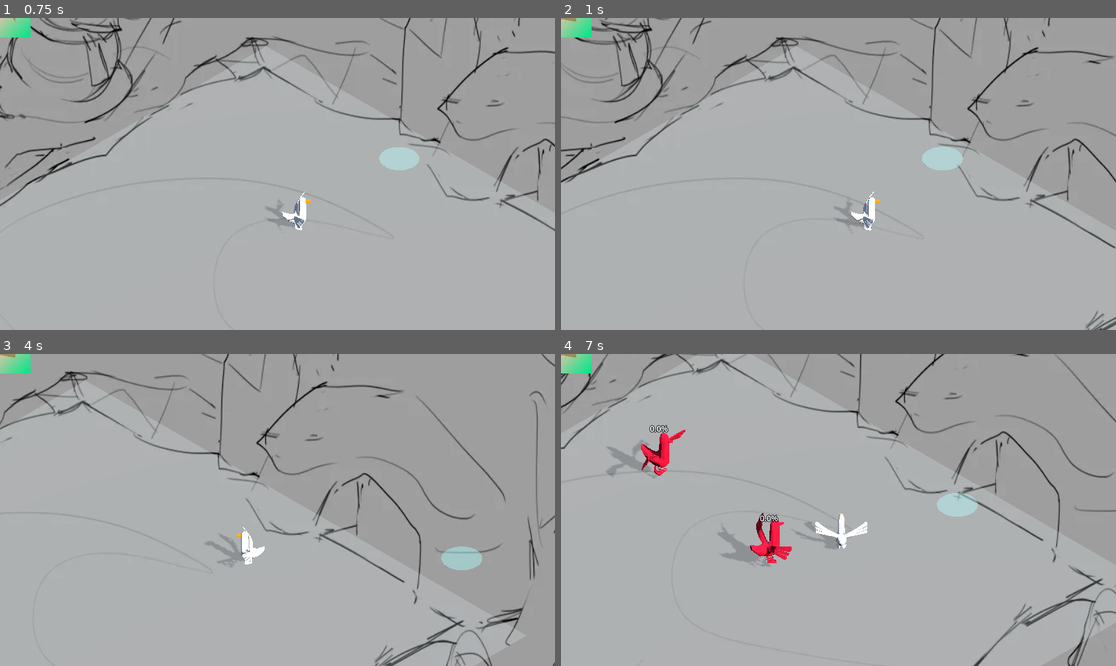
Above: before the commit, frames 1-4 (two rows, left to right).
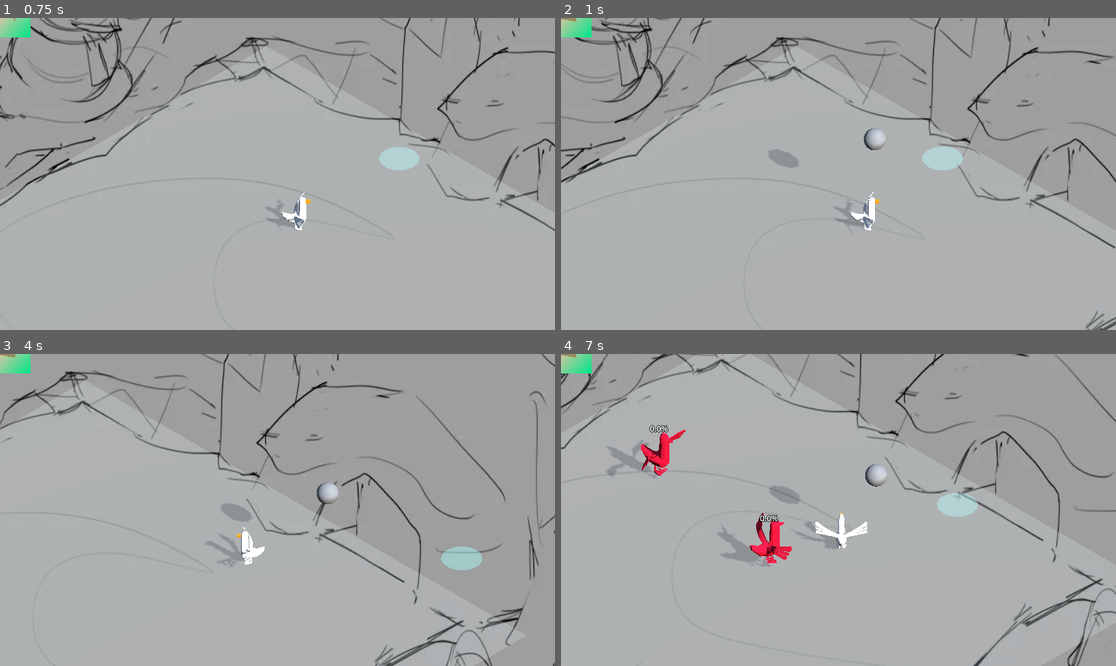
Above: after the commit, the same moments.

Repository: taehkim1280/GOOSEFIGHTER_BIGMODE2026
Game: Godot game, scene res://world.tscn
Same seed, same stepped clock (60 frames per second), same inputs: the game is played once before the commit and once after it.
Inputs (mouse positions are in pixels of both pictures, inside the frame that each line leads up to):
- Up to frame 1 (0.75 s): tap Enter at 0.5 s; move the mouse to (399, 158) at 0.52 s; hold D (move_right) from 0.53 s (still down); hold R (attack_explosive_cask) from 0.53 s (still down)
- Up to frame 2 (1 s): keep holding D (move_right); keep holding R (attack_explosive_cask)
- Up to frame 3 (4 s): move the mouse to (166, 525) at 1.27 s; release D (move_right) at 1.28 s; release R (attack_explosive_cask) at 1.28 s; hold S (move_back) 1.28-2.03 s; click (166, 525) at 1.35 s; move the mouse to (333, 441) at 2.02 s; hold D (move_right) 2.03-2.78 s; hold R (attack_explosive_cask) 2.03-2.78 s; move the mouse to (249, 572) at 2.77 s; hold W (move_forward) 2.78-3.53 s; click (249, 572) at 2.85 s; move the mouse to (444, 556) at 3.52 s; hold A (move_left) from 3.53 s (still down); hold R (attack_explosive_cask) from 3.53 s (still down)
- Up to frame 4 (7 s): move the mouse to (672, 463) at 4.27 s; release R (attack_explosive_cask) at 4.28 s; click (672, 463) at 4.35 s; move the mouse to (866, 510) at 5.02 s; release A (move_left) at 5.03 s; hold S (move_back) 5.03-5.78 s; hold R (attack_explosive_cask) 5.03-5.78 s; move the mouse to (755, 432) at 5.77 s; hold D (move_right) 5.78-6.53 s; click (755, 432) at 5.85 s; move the mouse to (960, 494) at 6.52 s; hold W (move_forward) from 6.53 s (still down); hold R (attack_explosive_cask) from 6.53 s (still down)

Frame 1 is identical in both runs. In frame 2, 0.4% of the frame differs, in the area x 37-59%, y 35-49%; in frame 3, 0.4%, in the area x 39-62%, y 40-54%; in frame 4, 0.4%.

Commit message:
add bomba projectile

Diff:
--- a/explosive_cask.gd
+++ b/explosive_cask.gd
@@ -2,6 +2,8 @@
 
 const RADIUS = 5.0
 const KNOCKBACK_STRENGTH = 25.0
+
+@export var projectile_scene: PackedScene
 
 @onready var mesh = $MeshInstance3D
 
@@ -12,8 +14,22 @@
 
 func start_charge_sequence(pos: Vector3):
 	global_position = pos
-	mesh.transparency = 0.4
 
+	# spawning the visual projectile
+	var player = get_tree().get_first_node_in_group("player")
+	if player and projectile_scene:
+		var proj = projectile_scene.instantiate()
+		get_parent().add_child(proj)
+		# launch from player to this cask's locked position
+		proj.launch(player.global_position, global_position, 0.5)
+
+		# hide the cask mesh while the projectile is in the air
+		mesh.transparency = 1.0
+	else:
+		# fallback if no projectile or player: just show the faint indicator
+		mesh.transparency = 0.4
+
+	# timing the explosion
 	var tween = create_tween()
 	tween.tween_property(self, "scale", Vector3(1.1, 1, 1.1), 0.5).set_trans(Tween.TRANS_QUAD).set_ease(Tween.EASE_IN)
 	tween.tween_callback(explode)
--- a/explosive_cask.tscn
+++ b/explosive_cask.tscn
@@ -1,6 +1,7 @@
 [gd_scene format=3 uid="uid://duqlr3ra2icql"]
 
 [ext_resource type="Script" uid="uid://ditniiv2afohk" path="res://explosive_cask.gd" id="1_q0qkm"]
+[ext_resource type="PackedScene" uid="uid://1u8a0wepqy3b" path="res://projectile.tscn" id="2_1g5he"]
 
 [sub_resource type="CylinderMesh" id="CylinderMesh_1g5he"]
 top_radius = 1.0
@@ -13,6 +14,7 @@
 
 [node name="ExplosiveCask" type="Node3D" unique_id=460658420]
 script = ExtResource("1_q0qkm")
+projectile_scene = ExtResource("2_1g5he")
 
 [node name="MeshInstance3D" type="MeshInstance3D" parent="." unique_id=2043452029]
 transform = Transform3D(1, 0, 0, 0, 0.1, 0, 0, 0, 1, 0, 0, 0)
--- /dev/null
+++ b/projectile.gd
@@ -0,0 +1,26 @@
+extends Node3D
+
+var start_pos: Vector3
+var target_pos: Vector3
+var arc_height: float = 4.0
+var flight_time: float = 0.5
+
+func launch(from: Vector3, to: Vector3, duration: float = 0.5):
+	start_pos = from
+	target_pos = to
+	flight_time = duration
+
+	var tween = create_tween()
+	tween.tween_method(animate_flight, 0.0, 1.0, flight_time).set_trans(Tween.TRANS_LINEAR)
+	tween.finished.connect(queue_free)
+
+func animate_flight(t: float):
+	# linear interpolation for X and Z (Horizontal)
+	var current_pos = start_pos.lerp(target_pos, t)
+
+	# parabolic arc for Y
+	# y = height * 4 * t * (1 - t)
+	var y_offset = arc_height * (4.0 * t * (1.0 - t))
+	current_pos.y += y_offset
+
+	global_position = current_pos
--- /dev/null
+++ b/projectile.tscn
@@ -0,0 +1,11 @@
+[gd_scene format=3 uid="uid://1u8a0wepqy3b"]
+
+[ext_resource type="Script" uid="uid://hoi2vdgasqi4" path="res://projectile.gd" id="1_a85iw"]
+
+[sub_resource type="SphereMesh" id="SphereMesh_qxf0c"]
+
+[node name="projectile" type="Node3D" unique_id=1702889274]
+script = ExtResource("1_a85iw")
+
+[node name="bomba_projectile" type="MeshInstance3D" parent="." unique_id=1956260051]
+mesh = SubResource("SphereMesh_qxf0c")
Not shown, added: projectile.gd.uid
